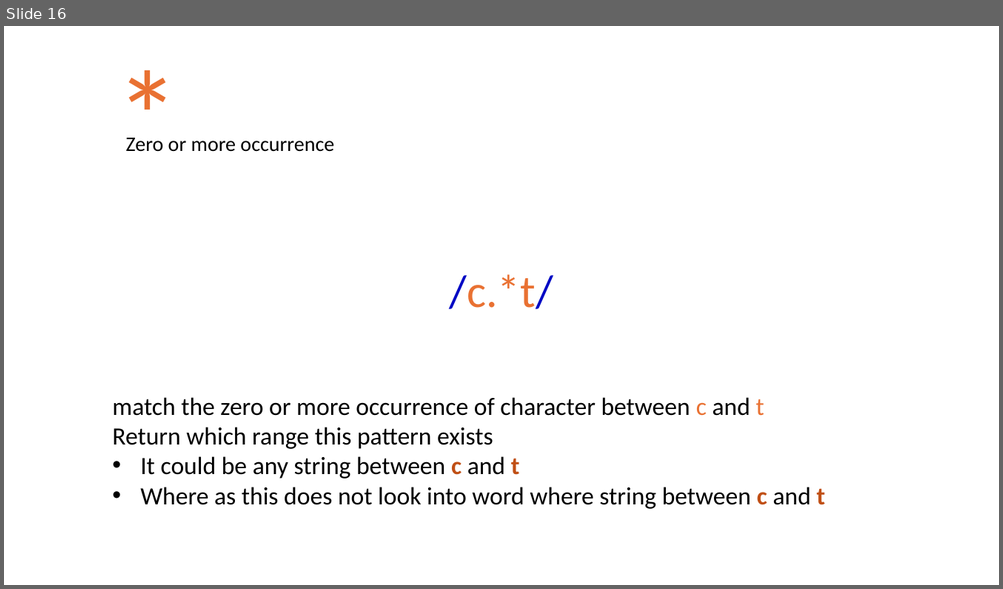
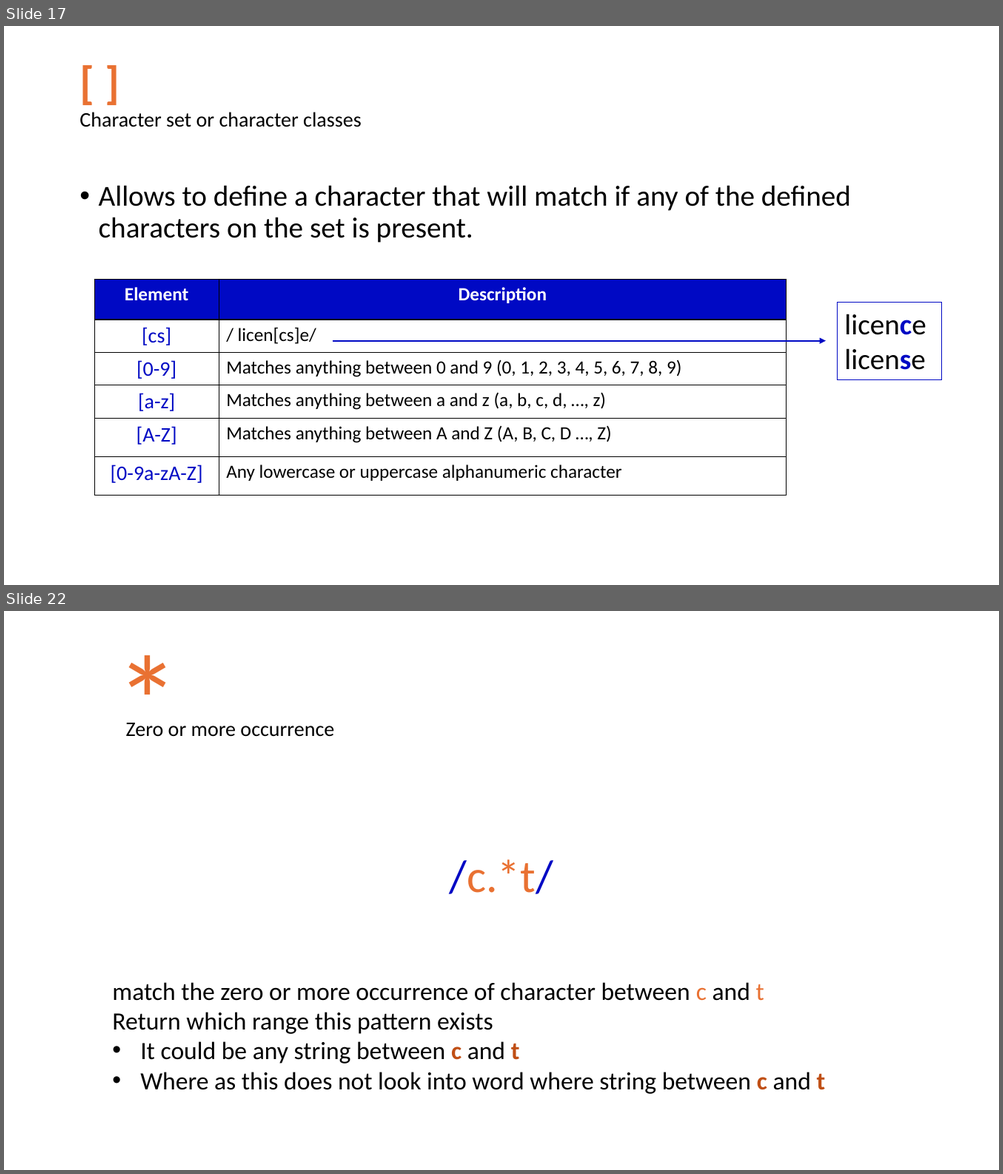
Before and after one commit to marslearnings/Python_Regular_Expressions, a slide deck: PPT/regular_expression.pptx. Shown one above the other, each under a label of ours: slide 16 before the commit, slides 17 and 22 after it; the slides between them are not shown. The pictures are 1003x589 and 1003x1174 pixels, drawn with LibreOffice and Linux fonts; fonts in the diff are those of the drawing. Boxes give left, top, right and bottom in pixels: in the first picture for what was removed or moved away, otherwise in the second. Text is boxed around its words. In the diff, an @@ line names an element or a change of style, - is before the commit and + after.

```diff
--- a/PPT/regular_expression.pptx
+++ b/PPT/regular_expression.pptx
@@ slide 17 added at (4, 26, 999, 585), background #FFFFFF @@
@@ title added at (79, 112, 361, 127), 20 pt, text #000000 @@
+[ ]
+Character set or character classes
@@ text added at (99, 185, 851, 243), 28 pt, text #000000 @@
+• Allows to define a character that will match if any of the defined characters on the set is present.
@@ table added at (94, 279, 786, 494), 6 rows, 2 columns @@
+Element | Description
+[cs] | / licen[cs]e/
+[0-9] | Matches anything between 0 and 9 (0, 1, 2, 3, 4, 5, 6, 7, 8, 9)
+[a-z] | Matches anything between a and z (a, b, c, d, …, z)
+[A-Z] | Matches anything between A and Z (A, B, C, D …, Z)
+[0-9a-zA-Z] | Any lowercase or uppercase alphanumeric character
@@ rectangle added at (836, 302, 941, 380), outline #0009C4 0.75 pt, 28 pt, text #000000 @@
+licence
+license
@@ arrow added from (333, 340) to (825, 340), #0009C4 1.5 pt @@
@@ what was slide 16 is now slide 22 @@
```
Also in this commit, not shown: 3 slides changed, 6 other slides added, 1 slide removed, 2 other files.
